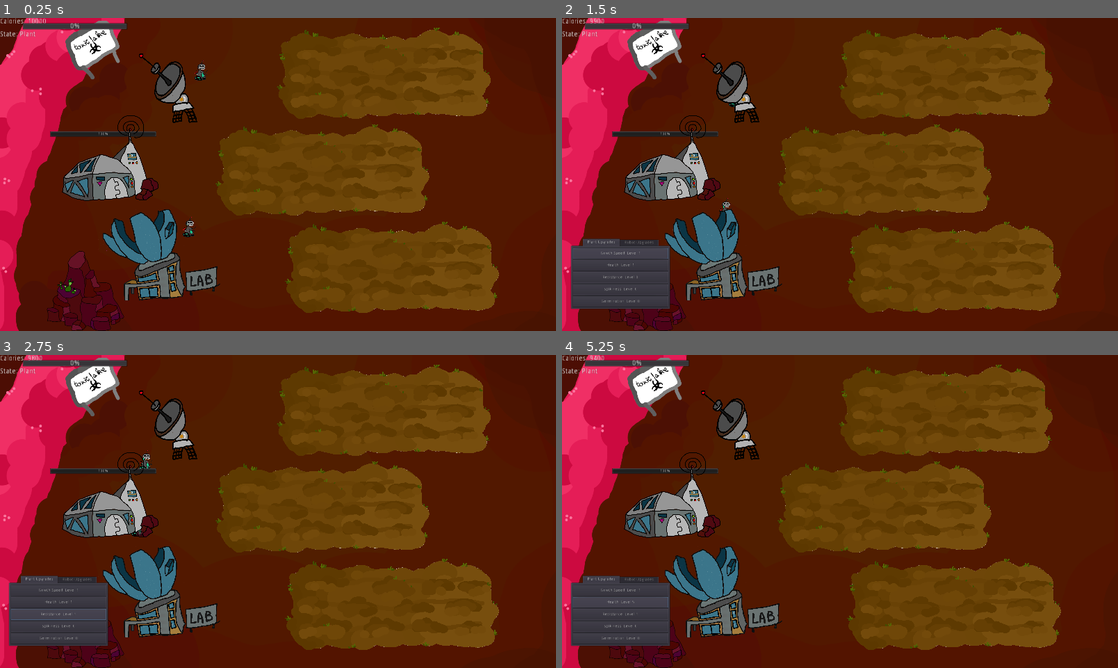
Above: before the commit, frames 1-4 (two rows, left to right).
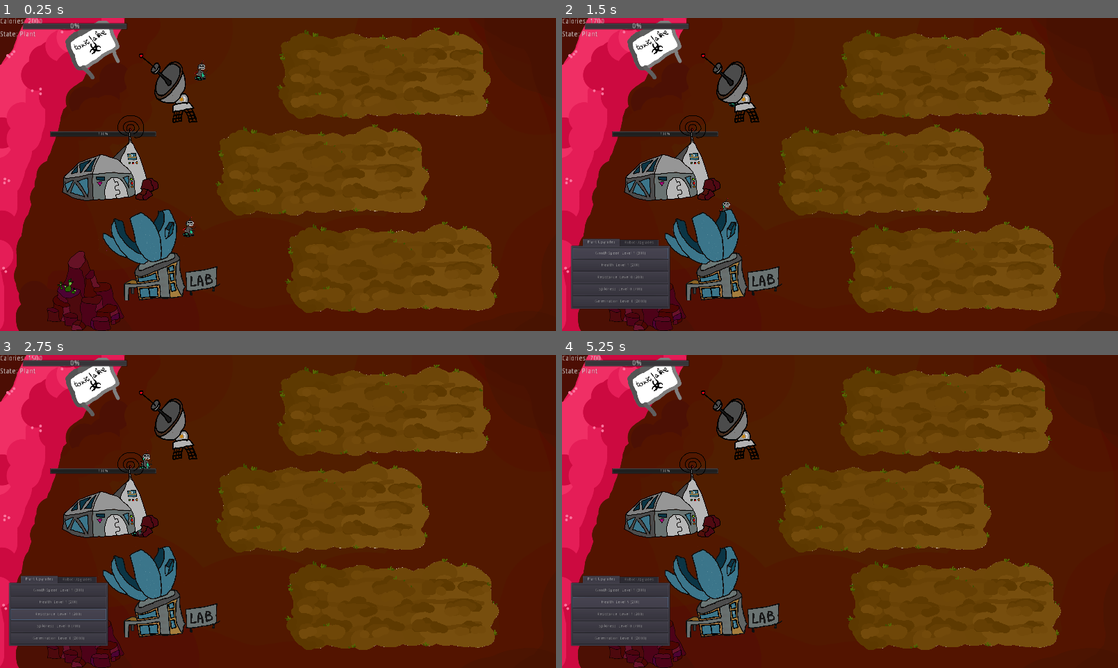
Above: after the commit, the same moments.

Repository: RobertKajnak/NoControlGMTK
Game: Godot game, scene res://src/scenes/Garden.tscn
Two runs of this game, one before a commit and one after it. Both use one fixed random seed, a clock stepped at 60 frames per second and the inputs below.
Inputs (mouse positions are in pixels of both pictures, inside the frame that each line leads up to):
- Up to frame 1 (0.25 s): no input
- Up to frame 2 (1.5 s): tap Enter at 0.5 s; move the mouse to (717, 265) at 0.52 s; click (717, 265) at 0.67 s; click "Gowth Speed: Level 0" (after the commit: "Gowth Speed: Level 0 (300)") at 1.25 s
- Up to frame 3 (2.75 s): click "Resistance: Level 0" (after the commit: "Resistance: Level 0 (200)") at 2 s
- Up to frame 4 (5.25 s): click "Health: Level 1" (after the commit: "Health: Level 1 (200)") at 2.75 s; click "Health: Level 2" (after the commit: "Health: Level 2 (200)") at 3.5 s; click "Health: Level 3" (after the commit: "Health: Level 3 (200)") at 4.25 s; click "Health: Level 4" (after the commit: "Health: Level 4 (200)") at 5 s

The runs differ from the first frame. In frame 1, less than 0.1% of the frame differs, in the area x 5-9%, y 0-2%; in frame 2, 0.1%; in frame 3, 0.1%; in frame 4, 0.1%, in the area x 5-16%, y 0-92%.

Commit message:
Balance update

Diff:
--- a/src/Global.gd
+++ b/src/Global.gd
@@ -1,6 +1,6 @@
 extends Node
 
-var calories = 10000
+var calories = 2000
 var calorie_rate = 1
 
 var base_position = "uninitialized"
@@ -46,7 +46,7 @@
 	return result
 
 
-func add_insect():
+func add_insect(attack = 1, health = 1):
 	var insect:KinematicBody2D = load('res://src/scenes/Insect.tscn').instance()
 	get_node('/root/Node2D').add_child_below_node(get_node('/root/Node2D/Antenna'),insect)
 	#print('Spawned bug at '+str(insect.position))
--- a/src/PlantSpot.gd
+++ b/src/PlantSpot.gd
@@ -26,7 +26,8 @@
 	$Timer.start()
 
 func damage_by(damage, damager):
-	growth_size -=  max(0, damage * resistance -health_buff)
+	print(damage * resistance)
+	growth_size -=  max(0, damage * resistance - health_buff)
 	damager.take_damage(damage * spikes)
 	if growth_size<=0:
 		$Timer.stop()
--- a/src/scenes/Insect.gd
+++ b/src/scenes/Insect.gd
@@ -7,6 +7,7 @@
 var health = max_health
 var target = position
 var offset_buzz = 0
+var damage_coeff = 1
 
 func _ready():
 	position = generate_starting_pos()
@@ -34,7 +35,7 @@
 	$HealthBar.visible = health < max_health
 
 	if position.distance_to(target.global_position) < target.reaching_distance:
-		var remaining = target.damage_by(delta, self)
+		var remaining = target.damage_by(delta * damage_coeff, self)
 		if remaining <= 0:
 			acquire_new_target()
 	else:
--- a/src/scenes/InsectTimer.gd
+++ b/src/scenes/InsectTimer.gd
@@ -1,10 +1,14 @@
 extends Timer
 
-var grace_cycles = 0
+var grace_cycles = 2
 var current_cycle = 0
 var acceleration_cycles = 4
 var acceleration_value = 1
 var acceleration_cap = 1
+
+var buff_cylces = 10
+var attck_buff = 1.2
+var health_buff = 1.2
 
 func _ready():
 	pass
@@ -13,7 +17,7 @@
 func _on_InsectTimer_timeout():
 	current_cycle += 1
 	if current_cycle>grace_cycles:
-		$"/root/Global".add_insect()
+		$"/root/Global".add_insect(attck_buff, health_buff)
 
 	if current_cycle%acceleration_cycles==1 and wait_time-acceleration_value>=acceleration_cap:
 		wait_time -= acceleration_value
--- a/src/scenes/Lab.gd
+++ b/src/scenes/Lab.gd
@@ -31,13 +31,13 @@
 
 
 	costs = {
-		butGerm : 1000,
-		butGrow : 100,
-		butRes : 100,
-		butHealth : 100,
-		butSpike : 500,
+		butGerm : 2000,
+		butGrow : 300,
+		butRes : 200,
+		butHealth : 200,
+		butSpike : 700,
 
-		butSpeed : 300,
+		butSpeed : 500,
 		butDamage : 200,
 	}
 
@@ -56,7 +56,7 @@
 
 func update_display_name():
 	for elem in button_names.keys():
-		elem.text = button_names[elem] + str(currentLevel[elem])
+		elem.text = button_names[elem] + str(currentLevel[elem]) + ' (' + str(costs[elem]) + ')'
 
 func apply_effect(source):
 	if Global.calories - costs[source] > 0:
@@ -69,23 +69,26 @@
 func _on_ButtonGrowthFactor_pressed():
 	if apply_effect(butGrow):
 		if Global.plant_speed <= 0.2:
-			Global.plant_germination = 0.7
-			currentLevel[butGerm] = 'Mutation 危険！'
+			pass
+			#Global.plant_germination = 0.7
+			#currentLevel[butGerm] = 'Mutation 危険！'
 		else:
 			Global.plant_speed -= 0.05
 
 func _on_ButtonResistance_pressed():
 	if apply_effect(butRes):
-		Global.plant_resistance *= 0.9
+		if Global.plant_resistance >= 0.3:
+			Global.plant_resistance *= 0.9
 
 
 func _on_ButtonHealth_button_down():
 	if apply_effect(butHealth):
 		if Global.plant_health_bonus == 0:
-			Global.plant_health_bonus += .1
-		if Global.plant_health_bonus == 0.5:
-			Global.plant_germination += 0.7
-			currentLevel[butGerm] = 'Mutation 危険！'
+			Global.plant_health_bonus += 0.0001
+
+		#if Global.plant_health_bonus == 0.5:
+		#	Global.plant_germination += 0.7
+		#	currentLevel[butGerm] = 'Mutation 危険！'
 
 func _on_ButtonSpikes_pressed():
 	if apply_effect(butSpike):
@@ -98,7 +101,6 @@
 
 
 
-
 func _on_Lab_input_event(viewport, event, shape_idx):
 	if event is InputEventMouseButton and not event.is_pressed():
 		$"UpgradesContainer".visible = !$"UpgradesContainer".visible
@@ -107,7 +109,8 @@
 func _on_ButtonSpeed_button_down():
 	if apply_effect(butSpeed):
 		for robot in Global.robot_data:
-			robot.speed += 50
+			robot.speed += 20
+		costs[butSpeed] += 50
 
 
 func _on_ButtonDamage_button_down():
